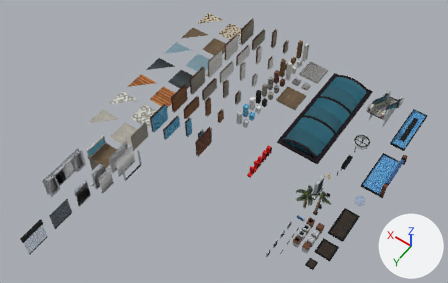
Renders of the FBX model Assets/VXR1161/Models/DealStealer-ModelKit.fbx from each side of a commit.
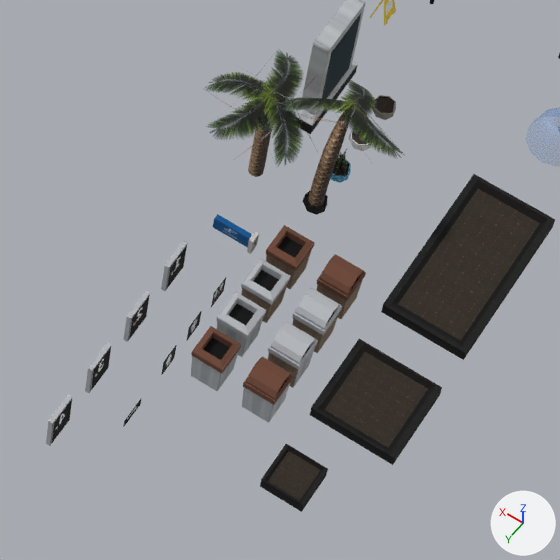
Each version appears first whole from a camera (50 mm lens) standing at (-41.12, 59.13, 63.05) and looking at (-13.47, 20.42, 2.21), and next in a close-up on the part from 57% to 81% of the width and 62% to 99% of the height. Every picture has the same lights, and +X, +Y and +Z are marked at lower right. The older version's two pictures come first. Where no turn or scale is listed for an object, it has been applied to the vertices.

The first close-up shows 'Directional Sign', 'Flower Bed', 'Flower Bed.1x1', 'Flower Bed.Small', 'Garbage Can A.Metal', 'Garbage Can B.Metal', 'Garbage Can C.Metal', 'Garbage Can C.Plastic', 'Garbage Can D.Metal', 'Garbage Can D.Plastic', 'Info Sign', 'Palm Tree', 'Palm Tree.Bent' and 17 more.
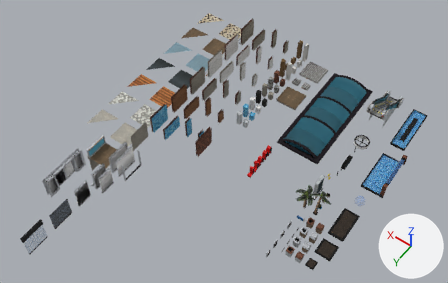
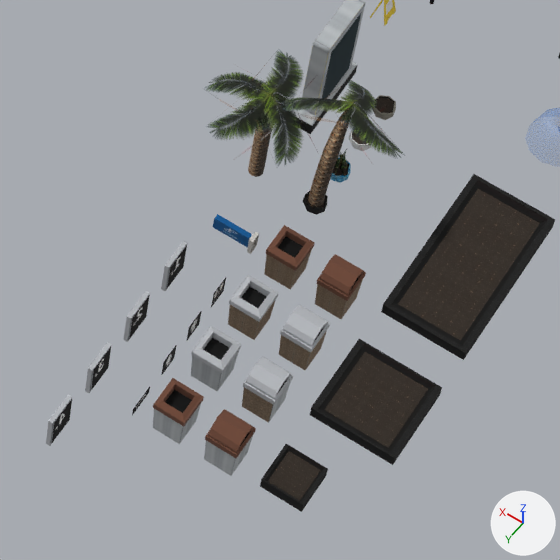
Where the change shows, as pixel boxes (x1, y1, x2, y2) in the close-ups (560 x 560 px):
'Garbage Can D.Plastic', moved: before (242, 357, 293, 423); after (204, 409, 256, 476)
'Garbage Can C.Plastic', moved: before (191, 326, 241, 391); after (153, 378, 204, 444)
'Garbage Can D.Metal', moved: before (268, 322, 318, 388); after (242, 357, 293, 423)
'Garbage Can C.Metal', moved: before (216, 292, 266, 357); after (191, 326, 241, 391)
'Garbage Can B.Metal', moved: before (292, 288, 342, 353); after (279, 305, 330, 370)
'Garbage Can A.Metal', moved: before (241, 258, 291, 323); after (228, 275, 278, 340)
'Directional Sign', moved: before (123, 399, 141, 427); after (132, 387, 150, 415)

The change in detail:
Object 'Garbage Can D.Metal' (ob_garbage_can_d_metal) moves from (-28.75, 25.0, 0.0) to (-28.75, 26.0, 0.0).
Object 'Garbage Can C.Metal' (ob_garbage_can_c_metal) moves from (-27.5, 25.0, 0.0) to (-27.5, 26.0, 0.0).
Object 'Directional Sign' (ob_directional_sign) moves from (-27.0, 27.84, 0.0) to (-27.0, 27.5, 0.0).
Object 'Garbage Can D.Plastic' (ob_garbage_can_d_plastic) moves from (-28.75, 26.0, 0.0) to (-28.75, 27.5, 0.0).
Object 'Garbage Can B.Metal' (ob_garbage_can_b_metal) moves from (-28.75, 24.0, 0.0) to (-28.75, 24.5, 0.0).
Object 'Garbage Can A.Metal' (ob_garbage_can_a_metal) moves from (-27.5, 24.0, 0.0) to (-27.5, 24.5, 0.0).
Object 'Garbage Can C.Plastic' (ob_garbage_can_c_plastic) moves from (-27.5, 26.0, 0.0) to (-27.5, 27.5, 0.0).
